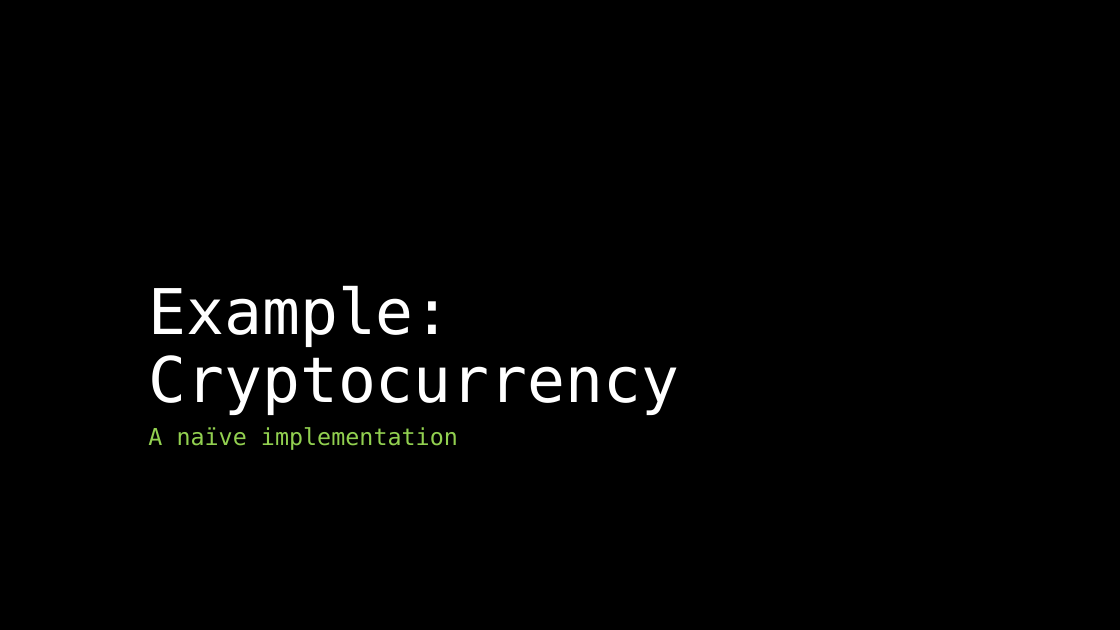
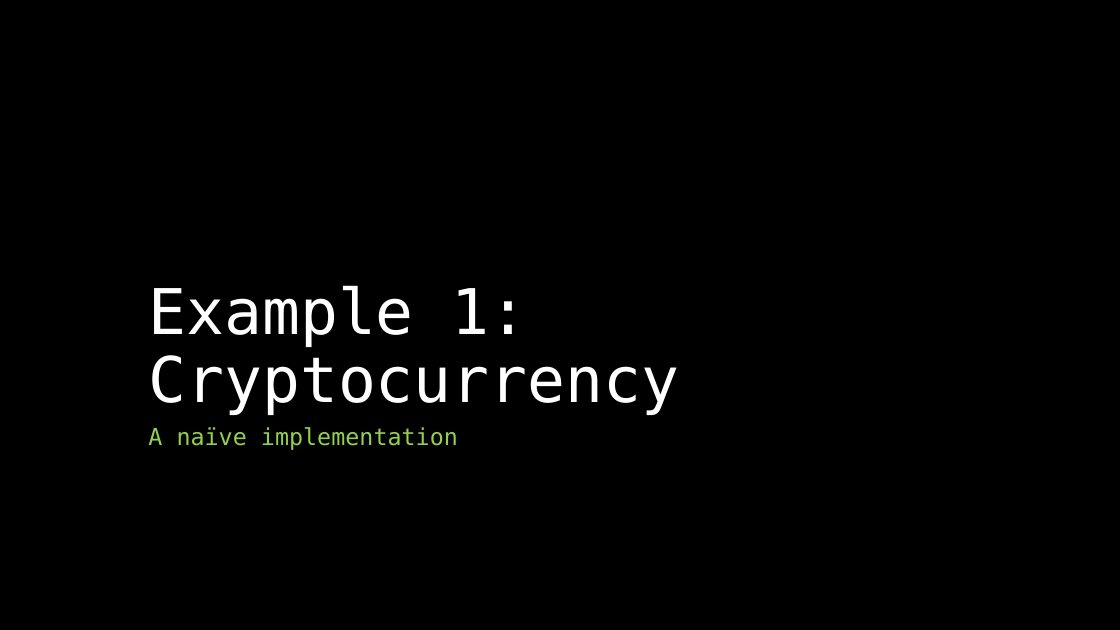
Before and after one commit to jcutrono/leanledger, a slide deck: slide 4 of Unmasking Blockchain.pptx. Drawn at 1120x630 pixels with LibreOffice and Linux fonts; fonts in the diff are those of the drawing. Boxes give left, top, right and bottom in pixels: in the first picture for what was removed or moved away, otherwise in the second. Text is boxed around its words. In the diff, an @@ line names an element or a change of style, - is before the commit and + after.

```diff
--- a/Unmasking Blockchain.pptx
+++ b/Unmasking Blockchain.pptx
@@ title at (148, 285, 679, 415): text changed @@
-Example: Cryptocurrency
+Example 1: Cryptocurrency
```
Also in this commit, not shown: 8 slides added, 6 slides removed, 1 other file.
